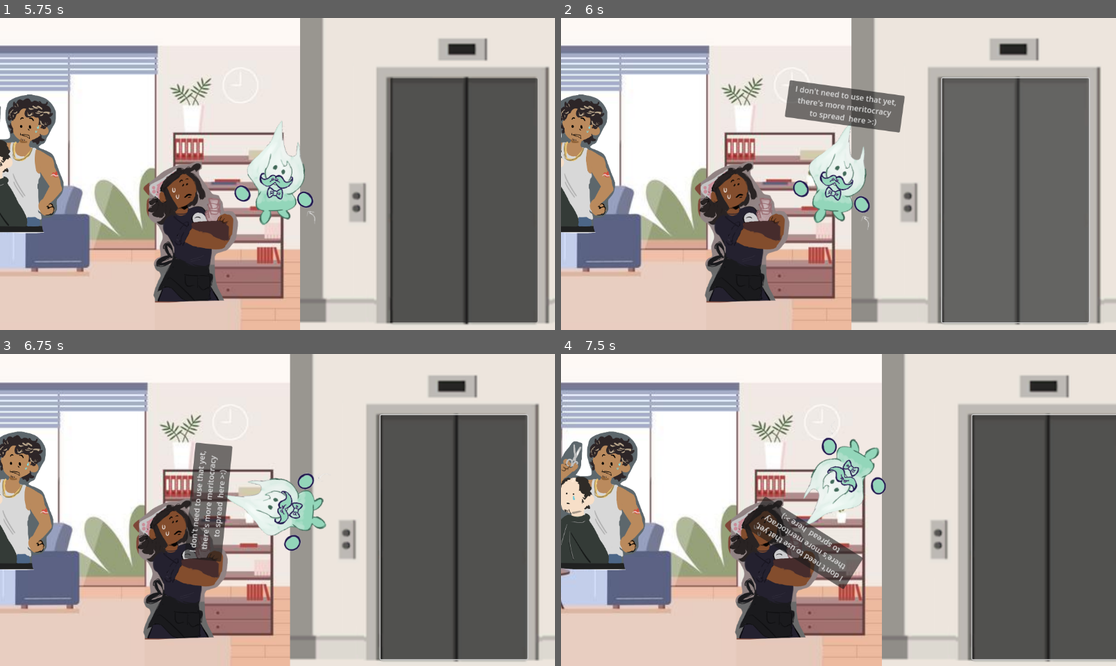
Above: before the commit, frames 1-4 (two rows, left to right).
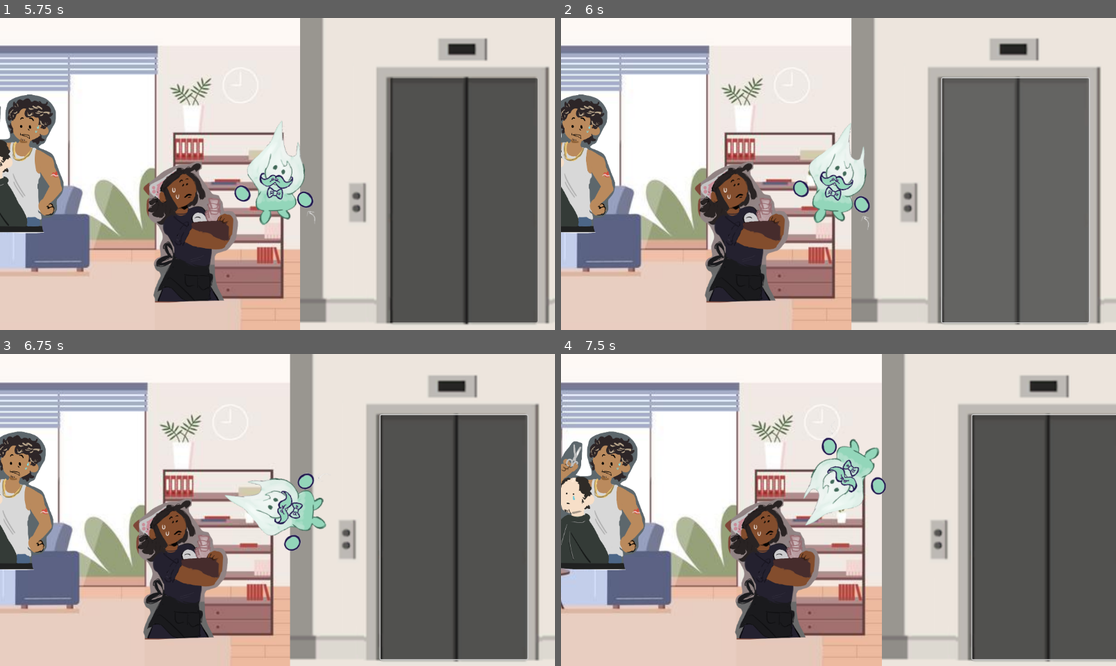
Above: after the commit, the same moments.

Repository: T3C-NEO/GoM-prototype
Game: Godot game, scene res://overworld.tscn
Same seed, same stepped clock (60 frames per second), same inputs: the game is played once before the commit and once after it.
Inputs (mouse positions are in pixels of both pictures, inside the frame that each line leads up to):
- Up to frame 1 (5.75 s): tap Enter at 0.5, 5 s; move the mouse to (399, 158) at 0.52 s; press the mouse at (399, 158) at 0.53 s; hold W (forward) 0.53-1.28 s; move the mouse to (166, 189) at 1.27 s; release the mouse at (166, 189) at 1.28 s; hold Left (ui_left) 1.28-2.03 s; click (166, 189) at 1.35 s; tap Space at 2 s; move the mouse to (333, 105) at 2.02 s; press the mouse at (333, 105) at 2.03 s; hold W (forward) 2.03-3.53 s; move the mouse to (249, 236) at 2.77 s; release the mouse at (249, 236) at 2.78 s; click (249, 236) at 2.85 s; move the mouse to (444, 220) at 3.52 s; press the mouse at (444, 220) at 3.53 s; hold Left (ui_left) from 3.53 s (still down); move the mouse to (111, 127) at 4.27 s; release the mouse at (111, 127) at 4.28 s; click (111, 127) at 4.35 s; move the mouse to (305, 174) at 5.02 s; press the mouse at (305, 174) at 5.03 s
- Up to frame 2 (6 s): release Left (ui_left) at 5.75 s; release the mouse at (866, 174) at 5.75 s; click (1021, 198) at 5.75 s
- Up to frame 3 (6.75 s): click (283, 441) at 6.5 s, where only the run before the commit has a clickable "I don't need to use that yet,…"
- Up to frame 4 (7.5 s): tap Space at 7.25 s; move the mouse to (755, 432) at 7.27 s; hold W (forward) from 7.28 s (still down); click (755, 432) at 7.35 s

Frame 1 is identical in both runs. In frame 2, 2.5% of the frame differs, in the area x 40-62%, y 19-37%; in frame 3, 2.4%; in frame 4, 2.2%.
Error after the commit: Parse Error: Expected indented block after "else" block. (res://overworld.gd:22)

Commit message:
plinko in

Diff:
--- a/chip.tscn
+++ b/chip.tscn
@@ -1,6 +1,6 @@
 [gd_scene load_steps=4 format=3 uid="uid://dgibpb4jh42t7"]
 
-[ext_resource type="Texture2D" uid="uid://daowmkj8xd7py" path="res://chip.png" id="1_34ca4"]
+[ext_resource type="Texture2D" path="res://assets/chip.png" id="1_34ca4"]
 [ext_resource type="Script" path="res://chip.gd" id="1_t6bsh"]
 
 [sub_resource type="CircleShape2D" id="CircleShape2D_eko5v"]
--- a/game.gd
+++ b/game.gd
@@ -1,3 +1,5 @@
 extends Node
 
 var holding_item : bool;
+
+var CEODone : bool = false;
--- a/overworld.gd
+++ b/overworld.gd
@@ -15,6 +15,11 @@
 
 
 func _on_button_2_pressed() -> void:
-	get_node("CharacterBody2D/textNode").visible = true
-	await get_tree().create_timer(2.0).timeout
-	get_node("CharacterBody2D/textNode").visible = false
+	if CEODone == false:
+		get_node("CharacterBody2D/textNode").visible = true
+		await get_tree().create_timer(2.0).timeout
+		get_node("CharacterBody2D/textNode").visible = false
+	else:
+
+
+func _on_play_button_pressed() -> void:
--- a/overworld0.tscn
+++ b/overworld0.tscn
@@ -92,3 +92,4 @@
 
 [connection signal="pressed" from="Button" to="." method="_on_button_pressed"]
 [connection signal="pressed" from="Button2" to="." method="_on_button_2_pressed"]
+[connection signal="pressed" from="play/PlayButton" to="." method="_on_play_button_pressed"]
--- a/prong.tscn
+++ b/prong.tscn
@@ -1,6 +1,6 @@
 [gd_scene load_steps=5 format=3 uid="uid://cchnm83tocc5v"]
 
-[ext_resource type="Texture2D" uid="uid://b2l1ygnpiv1p1" path="res://prong.png" id="1_hbaqw"]
+[ext_resource type="Texture2D" path="res://assets/prong.png" id="1_hbaqw"]
 [ext_resource type="Script" path="res://prong.gd" id="1_wan5r"]
 
 [sub_resource type="PhysicsMaterial" id="PhysicsMaterial_mx8fd"]
Not shown: 1 places in plinko.tscn that only renumber resources
